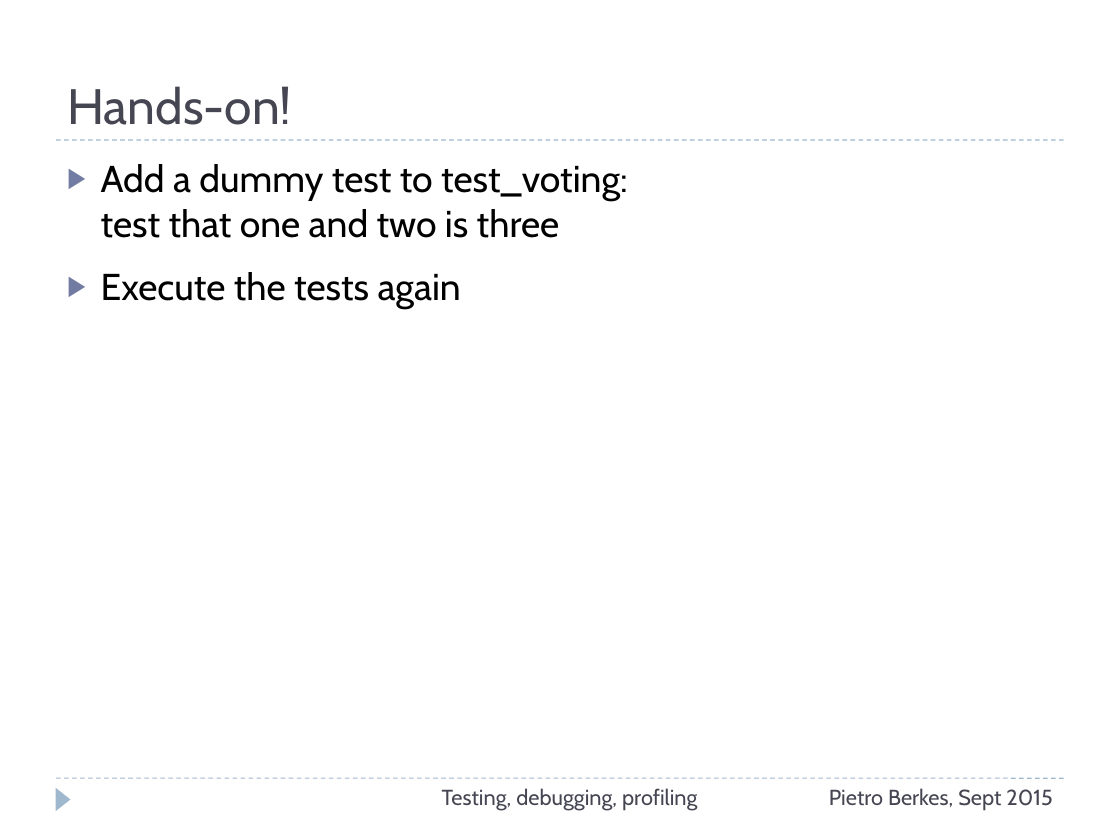
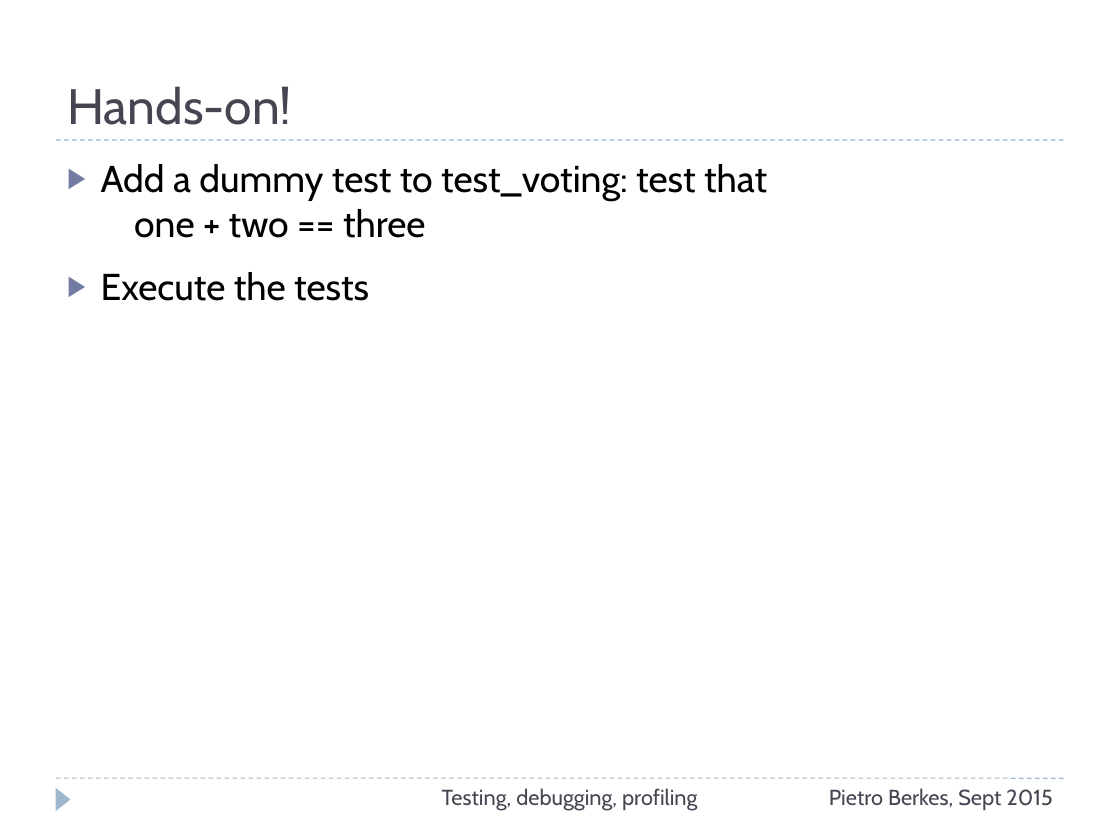
Before and after one commit to ASPP/testing_debugging_profiling, a slide deck: slide 23 of testing-debugging-profiling.pptx (slide 25 before the commit). Drawn at 1120x840 pixels with LibreOffice and Linux fonts; fonts in the diff are those of the drawing. Boxes give left, top, right and bottom in pixels: in the first picture for what was removed or moved away, otherwise in the second. Text is boxed around its words. In the diff, an @@ line names an element or a change of style, - is before the commit and + after.

```diff
--- a/testing-debugging-profiling.pptx
+++ b/testing-debugging-profiling.pptx
@@ text at (x1=101, y1=164, x2=767, y2=301): text changed @@
-▶ Add a dummy test to test_voting:
-  test that one and two is three
-▶ Execute the tests again
+▶ Add a dummy test to test_voting: test that
+  one + two == three
+▶ Execute the tests
```
Also in this commit, not shown: 15 other slides changed, 1 slide added, 2 slides removed, 2 other files.
